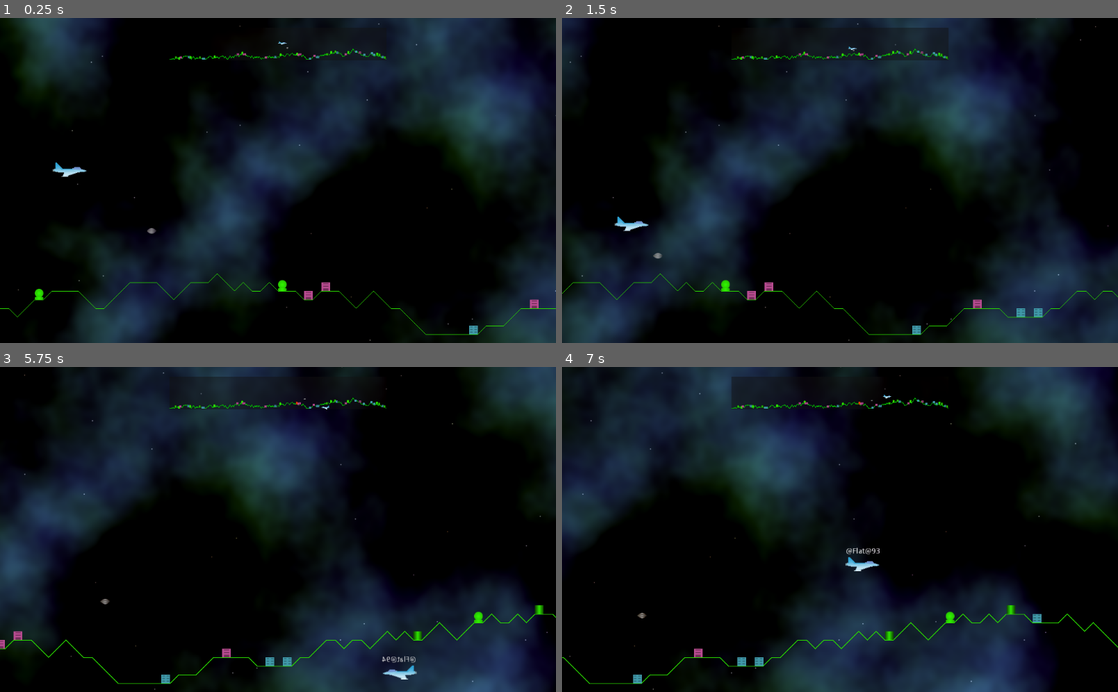
Above: before the commit, frames 1-4 (two rows, left to right).
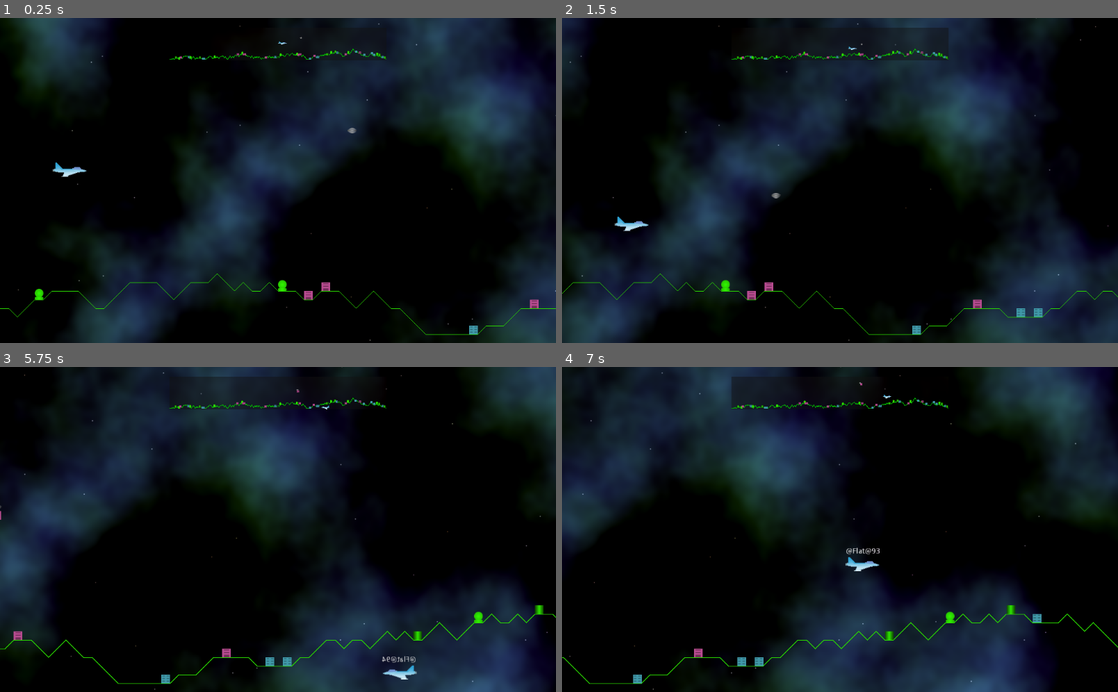
Above: after the commit, the same moments.

Repository: andrew-wilkes/godotia
Game: Godot game, scene res://scenes/Main.tscn
Two runs of this game, one before a commit and one after it. Both use one fixed random seed, a clock stepped at 60 frames per second and the inputs below.
Inputs:
- Up to frame 1 (0.25 s): no input
- Up to frame 2 (1.5 s): hold Right (ui_right) 0.53-1.28 s; hold Down (ui_down) from 1.28 s (still down)
- Up to frame 3 (5.75 s): release Down (ui_down) at 2.03 s; hold Right (ui_right) 2.03-2.78 s; hold Up (ui_up) 2.78-3.53 s; hold Left (ui_left) 3.53-5.03 s; hold Down (ui_down) from 5.03 s (still down)
- Up to frame 4 (7 s): release Down (ui_down) at 5.78 s; hold Right (ui_right) 5.78-6.53 s; hold Up (ui_up) from 6.53 s (still down)

The runs differ from the first frame. In frame 1, less than 0.1% of the frame differs, in the area x 26-65%, y 5-67%; in frame 2, less than 0.1%; in frame 3, less than 0.1%, in the area x 0-55%, y 6-87%; in frame 4, less than 0.1%.

Commit message:
Fix dependency of Structure.tscn after file moved. Adjust energy rates of change

Diff:
--- a/autoload/Structures.tscn
+++ b/autoload/Structures.tscn
@@ -7,8 +7,6 @@
 [ext_resource path="res://textures/structures/office.png" type="Texture" id=5]
 [ext_resource path="res://textures/structures/gas-tank.png" type="Texture" id=6]
 [ext_resource path="res://extentions/building.gd" type="Script" id=7]
-
-
 
 [sub_resource type="RectangleShape2D" id=1]
 extents = Vector2( 8, 8 )
--- a/extentions/energy_source.gd
+++ b/extentions/energy_source.gd
@@ -2,7 +2,7 @@
 
 const TYPE = "EnergySource"
 
-const CHARGING_RATE = 10
+const CHARGING_RATE = 30
 
 export(float, EXP, 0, 10000, 10) var max_energy = 100 setget set_max_energy
 
--- a/scenes/Enemy.gd
+++ b/scenes/Enemy.gd
@@ -3,7 +3,7 @@
 enum { MOVING_TO_TARGET, DRAINING_ENERGY, MOVING_TO_PLAYER, LIFTING }
 
 const SPEED = 100
-const RATE_OF_DRAINING_ENERGY = 500
+const RATE_OF_DRAINING_ENERGY = 200
 
 var state = MOVING_TO_TARGET
 var target : Vector2
--- a/scenes/Enemy.tscn
+++ b/scenes/Enemy.tscn
@@ -2,7 +2,6 @@
 
 [ext_resource path="res://textures/ufo-16.png" type="Texture" id=1]
 [ext_resource path="res://scenes/Enemy.gd" type="Script" id=2]
-
 
 [sub_resource type="RectangleShape2D" id=1]
 extents = Vector2( 8.69702, 5.11575 )
--- a/scenes/Main.gd
+++ b/scenes/Main.gd
@@ -60,7 +60,7 @@
 func add_enemy_for_testing():
 	var enemy = enemy_scene.instance()
 	enemy.target = globals.structures.values()[17].position
-	enemy.position = Vector2(3200, -200)
+	enemy.position = Vector2(3600, -400)
 	terrain.line.add_child(enemy)
 	globals.add_entity(enemy, "enemies")
 	map.add_enemy(enemy)
--- a/scenes/Map.gd
+++ b/scenes/Map.gd
@@ -88,7 +88,3 @@
 
 func turn_player():
 	plane.flip_h = !plane.flip_h
-
-
-func _process(_delta):
-	pass
--- a/scenes/Map.tscn
+++ b/scenes/Map.tscn
@@ -1,7 +1,6 @@
 [gd_scene load_steps=2 format=2]
 
 [ext_resource path="res://scenes/Map.gd" type="Script" id=1]
-
 
 [node name="Map" type="ColorRect"]
 anchor_left = 0.5
--- a/scenes/Player.tscn
+++ b/scenes/Player.tscn
@@ -2,7 +2,6 @@
 
 [ext_resource path="res://textures/plane.png" type="Texture" id=1]
 [ext_resource path="res://scenes/Player.gd" type="Script" id=2]
-
 
 [sub_resource type="RectangleShape2D" id=1]
 extents = Vector2( 30.8808, 13.0854 )
--- a/scenes/Structure.tscn
+++ b/scenes/Structure.tscn
@@ -1,6 +1,6 @@
 [gd_scene load_steps=4 format=2]
 
-[ext_resource path="res://Structure.gd" type="Script" id=1]
+[ext_resource path="res://scenes/Structure.gd" type="Script" id=1]
 [ext_resource path="res://textures/structures/aparto.png" type="Texture" id=2]
 
 [sub_resource type="RectangleShape2D" id=1]
@@ -9,7 +9,6 @@
 [node name="Structure" type="Sprite"]
 texture = ExtResource( 2 )
 script = ExtResource( 1 )
-population = 290.0
 
 [node name="KinematicBody2D" type="KinematicBody2D" parent="."]
 collision_layer = 2
--- a/scenes/Terrain.tscn
+++ b/scenes/Terrain.tscn
@@ -1,7 +1,6 @@
 [gd_scene load_steps=2 format=2]
 
 [ext_resource path="res://scenes/Terrain.gd" type="Script" id=1]
-
 
 [node name="Terrain" type="Node2D"]
 script = ExtResource( 1 )
